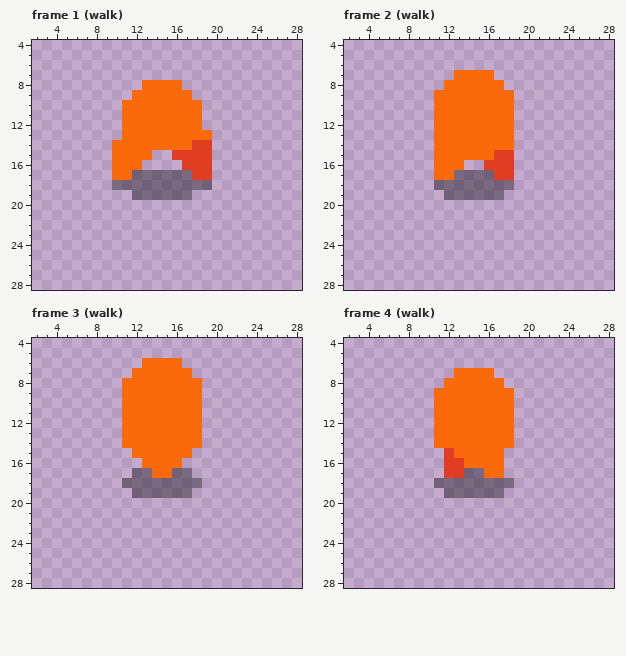
Pixel-art file, stored at assets/entities/stomper.aseprite. Above is the file before it was changed.
32x32 pixels, 10 frames. Shown: frame 1 (walk): x 2..28, y 4..28; frame 2 (walk): x 2..28, y 4..28; frame 3 (walk): x 2..28, y 4..28; frame 4 (walk): x 2..28, y 4..28. The commit also changed other frames, which this record leaves out.
The result:
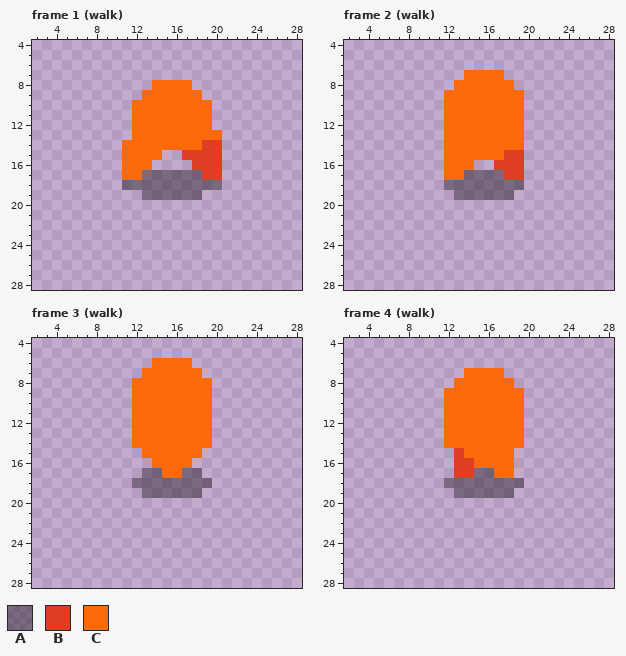
Palette (. is transparent): A #06060864  B #df3e23  C #fa6a0a
The author wrote: stomper jump anim + timers
The exact change:
layer "shadow" opacity 39% added
layer "stomper" added
layer "Layer 1" opacity 39% -> 100%
--- frame 1 (walk)
@@ x 8..22 @@
  7 ...............
- 8 .....CCCC......
- 9 ....CCCCCC.....
-10 ...CCCCCCCC....
-11 ...CCCCCCCC....
-12 ...CCCCCCCC....
-13 ...CCCCCCCCC...
-14 ..CCCCCCCCBB...
-15 ..CCCC..BBBB...
-16 ..CCC....BBB...
-17 ..CCAAAAAABB...
-18 ..AAAAAAAAAA...
-19 ....AAAAAA.....
+ 8 ......CCCC.....
+ 9 .....CCCCCC....
+10 ....CCCCCCCC...
+11 ....CCCCCCCC...
+12 ....CCCCCCCC...
+13 ....CCCCCCCCC..
+14 ...CCCCCCCCBB..
+15 ...CCCC..BBBB..
+16 ...CCC....BBB..
+17 ...CCAAAAAABB..
+18 ...AAAAAAAAAA..
+19 .....AAAAAA....
 20 ...............
--- frame 2 (walk)
@@ x 9..21 @@
  6 .............
- 7 ....CCCC.....
- 8 ...CCCCCC....
- 9 ..CCCCCCCC...
-10 ..CCCCCCCC...
-11 ..CCCCCCCC...
-12 ..CCCCCCCC...
-13 ..CCCCCCCC...
-14 ..CCCCCCCC...
-15 ..CCCCCCBB...
-16 ..CCC..BBB...
-17 ..CCAAAABB...
-18 ..AAAAAAAA...
-19 ...AAAAAA....
+ 7 .....CCCC....
+ 8 ....CCCCCC...
+ 9 ...CCCCCCCC..
+10 ...CCCCCCCC..
+11 ...CCCCCCCC..
+12 ...CCCCCCCC..
+13 ...CCCCCCCC..
+14 ...CCCCCCCC..
+15 ...CCCCCCBB..
+16 ...CCC..BBB..
+17 ...CCAAAABB..
+18 ...AAAAAAAA..
+19 ....AAAAAA...
 20 .............
--- frame 3 (walk)
@@ x 9..21 @@
  5 .............
- 6 ....CCCC.....
- 7 ...CCCCCC....
- 8 ..CCCCCCCC...
- 9 ..CCCCCCCC...
-10 ..CCCCCCCC...
-11 ..CCCCCCCC...
-12 ..CCCCCCCC...
-13 ..CCCCCCCC...
-14 ..CCCCCCCC...
-15 ...CCCCCC....
-16 ....CCCC.....
-17 ...AACCAA....
-18 ..AAAAAAAA...
-19 ...AAAAAA....
+ 6 .....CCCC....
+ 7 ....CCCCCC...
+ 8 ...CCCCCCCC..
+ 9 ...CCCCCCCC..
+10 ...CCCCCCCC..
+11 ...CCCCCCCC..
+12 ...CCCCCCCC..
+13 ...CCCCCCCC..
+14 ...CCCCCCCC..
+15 ....CCCCCC...
+16 .....CCCC....
+17 ....AACCAA...
+18 ...AAAAAAAA..
+19 ....AAAAAA...
 20 .............
--- frame 4 (walk)
@@ x 9..21 @@
  6 .............
- 7 ....CCCC.....
- 8 ...CCCCCC....
- 9 ..CCCCCCCC...
-10 ..CCCCCCCC...
-11 ..CCCCCCCC...
-12 ..CCCCCCCC...
-13 ..CCCCCCCC...
-14 ..CCCCCCCC...
-15 ...BCCCCC....
-16 ...BBCCCC....
-17 ...BBAACC....
-18 ..AAAAAAAA...
-19 ...AAAAAA....
+ 7 .....CCCC....
+ 8 ....CCCCCC...
+ 9 ...CCCCCCCC..
+10 ...CCCCCCCC..
+11 ...CCCCCCCC..
+12 ...CCCCCCCC..
+13 ...CCCCCCCC..
+14 ...CCCCCCCC..
+15 ....BCCCCC...
+16 ....BBCCCC...
+17 ....BBAACC...
+18 ...AAAAAAAA..
+19 ....AAAAAA...
 20 .............
Boxes around the changes in both pictures, in picture pixels (x1, y1, x2, y2):
changed: (112, 80, 222, 200)
changed: (434, 70, 524, 200)
changed: (122, 358, 212, 498)
changed: (434, 368, 524, 498)
